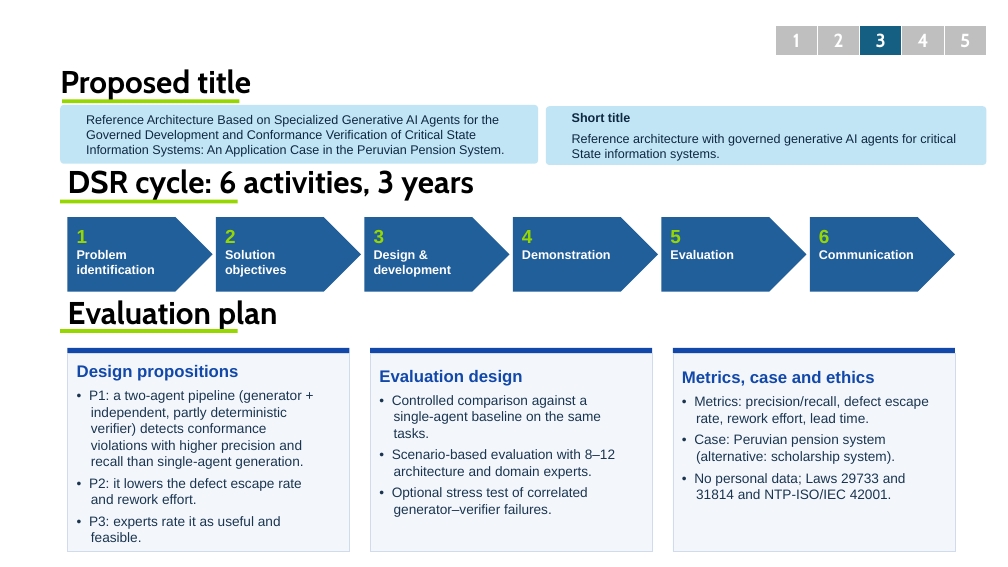
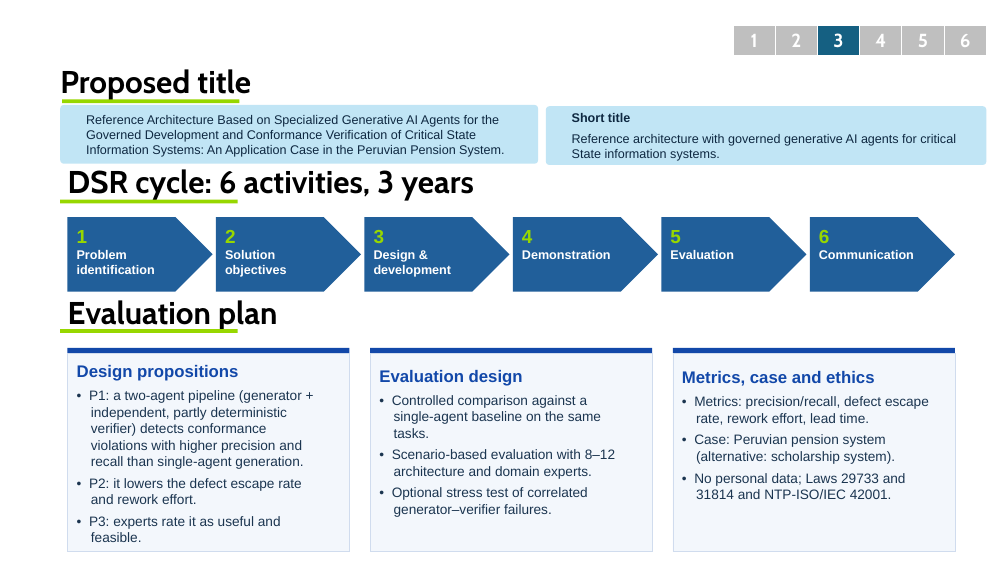
Before and after one commit to felixricharmendoza/UNMSM-Research-Methods-2026-II, a slide deck: slide 5 of Summary of sessions 1–7.pptx (slide 4 before the commit). Drawn at 1008x567 pixels with LibreOffice and Linux fonts; fonts in the diff are those of the drawing; background and template pictures are left out. Boxes give left, top, right and bottom in pixels: in the first picture for what was removed or moved away, otherwise in the second. Text is boxed around its words. In the diff, an @@ line names an element or a change of style, - is before the commit and + after.

```diff
--- a/Summary of sessions 1–7.pptx
+++ b/Summary of sessions 1–7.pptx
@@ table at [734,26,988,247] @@
+column 6: 6
@@ table: place and size @@
-table at [775,26,987,57]
+table at [734,26,988,247]
```
Also in this commit, not shown: 4 other slides changed, 2 slides added, 2 other files.
